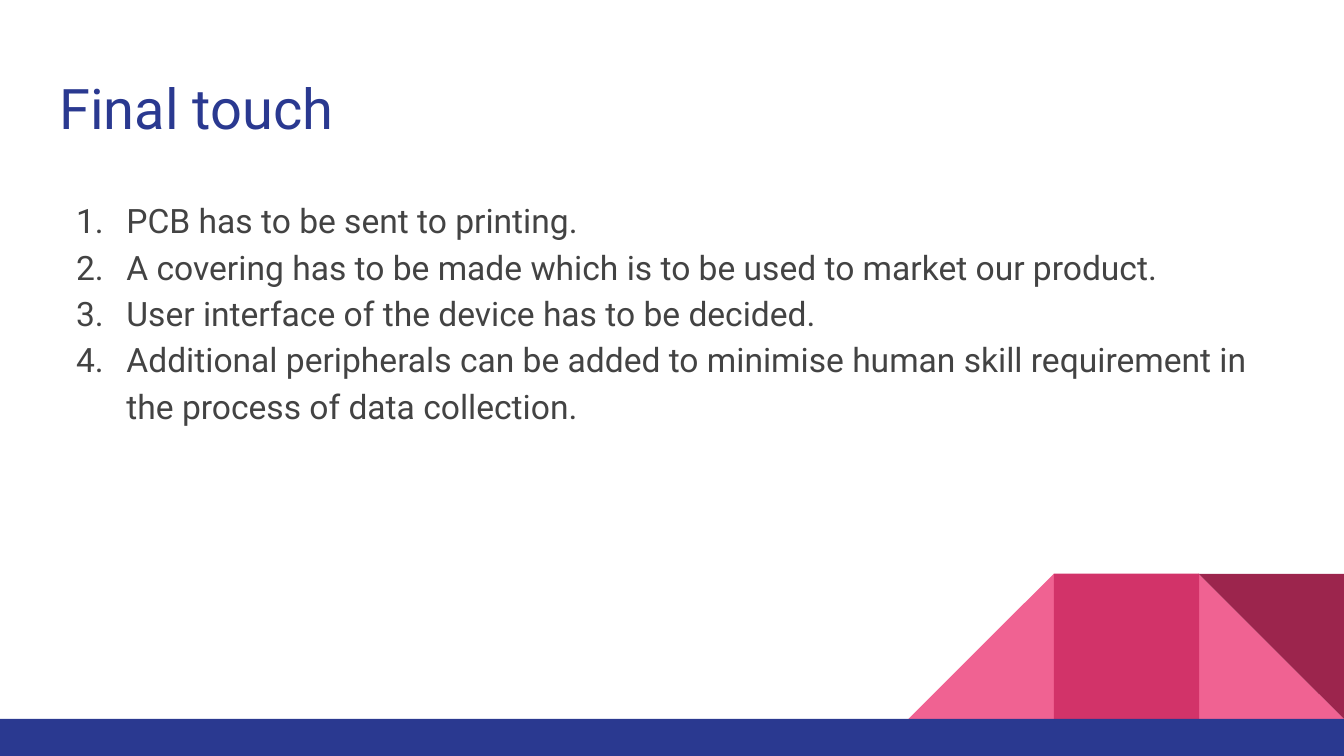
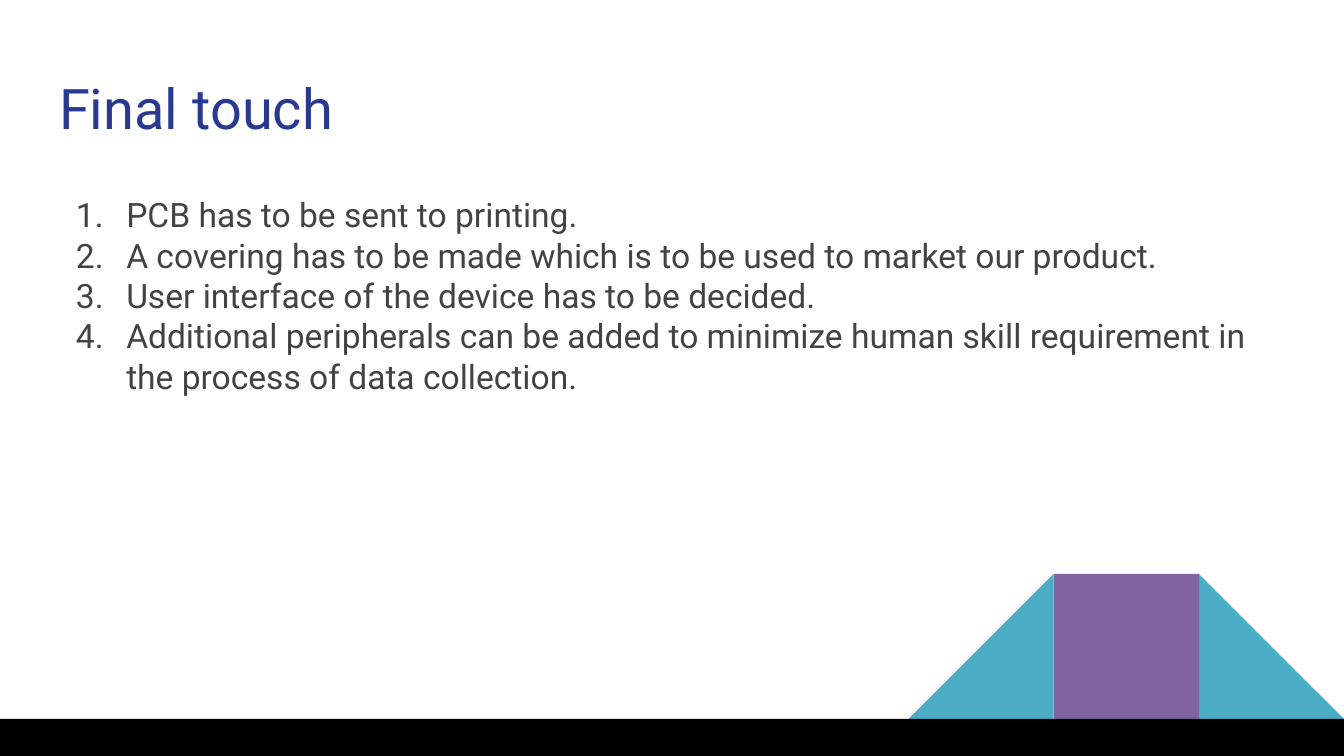
Before and after one commit to bsahil/Kritsnam, a slide deck: slide 3 of presentations/PPT_29-6-18.pptx. Drawn at 1344x756 pixels with LibreOffice and Linux fonts; fonts in the diff are those of the drawing. Boxes give left, top, right and bottom in pixels: in the first picture for what was removed or moved away, otherwise in the second. Text is boxed around its words. In the diff, an @@ line names an element or a change of style, - is before the commit and + after.

Commit message:
added presentations

```diff
--- a/presentations/PPT_29-6-18.pptx
+++ b/presentations/PPT_29-6-18.pptx
@@ text at <box>126,202,1157,309</box>: indent changed; line spacing 1.15 to 1 @@
@@ text at <box>126,323,1245,396</box>: text changed @@
-4. Additional peripherals can be added to minimise human skill requirement in the process of data collection.
+4. Additional peripherals can be added to minimize human skill requirement in the process of data collection.
@@ right triangle at <box>909,574,1054,719</box>: fill #F06292 to #4BACC6 @@
@@ rectangle at <box>1054,574,1199,719</box>: fill #D23369 to #8064A2 @@
@@ right triangle at <box>1199,574,1344,719</box>: fill #F06292 to #4BACC6 @@
@@ right triangle removed at <box>1199,574,1344,719</box> @@
@@ rectangle at <box>0,719,1344,756</box>: fill #2A3990 to #000000 @@
```
Also in this commit, not shown: 2 other slides changed.
